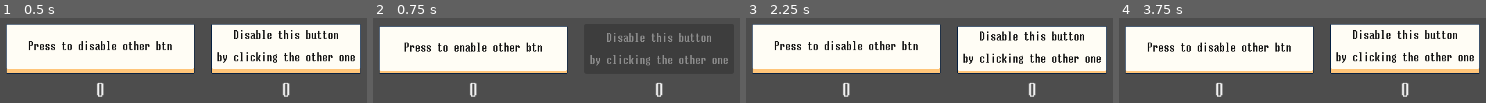
Above: before the commit, frames 1-4 (left to right).
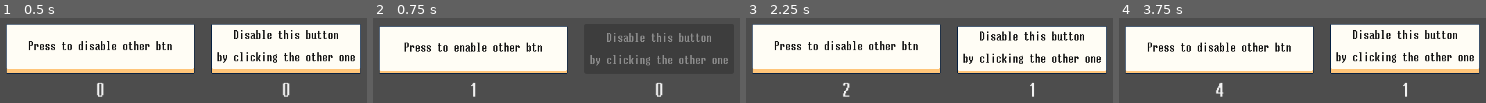
Above: after the commit, the same moments.

Repository: justin-calleja/godot-misc
Game: Godot game, scene res://scenes/crazy_btns/main.tscn
The game is run twice, just before and just after one commit, with the same random seed, the same clock (stepped at 60 frames per second) and the same inputs. Before the commit the project starts from res://scenes/btn_disable_another/main.tscn.
Inputs:
- Up to frame 1 (0.5 s): no input
- Up to frame 2 (0.75 s): click "Press to disable other btn" at 0.5 s
- Up to frame 3 (2.25 s): click "Press to enable other btn" at 1.25 s; click "Disable this button by clicki…" at 2 s
- Up to frame 4 (3.75 s): click "Press to disable other btn" at 2.75 s; click "Press to enable other btn" at 3.5 s

Frame 1 is identical in both runs. In frame 2, 0.3% of the frame differs, in the area x 26-29%, y 76-93%; in frame 3, 0.5%; in frame 4, 0.5%, in the area x 26-80%, y 76-93%.

Commit message:
new approach (tree traversal)

Diff:
--- a/project.godot
+++ b/project.godot
@@ -11,7 +11,7 @@
 [application]
 
 config/name="Godot-misc"
-run/main_scene="res://scenes/btn_disable_another/main.tscn"
+run/main_scene="res://scenes/crazy_btns/main.tscn"
 config/features=PackedStringArray("4.2", "GL Compatibility")
 config/icon="res://icon.svg"
 
--- a/scenes/btn_disable_another/main.tscn
+++ /dev/null
@@ -1,108 +0,0 @@
-[gd_scene load_steps=7 format=3 uid="uid://qf7kjmn0qffk"]
-
-[ext_resource type="PackedScene" uid="uid://tlartynj2n3e" path="res://scenes/btn/button_large.tscn" id="1_0f8q8"]
-[ext_resource type="Script" path="res://scenes/btn_disable_another/src_and_target_btns.gd" id="1_1nk75"]
-[ext_resource type="LabelSettings" uid="uid://dr6l7gegmej14" path="res://resources/madoufutomarugothic_normal_2_white.tres" id="3_jmax1"]
-
-[sub_resource type="GDScript" id="GDScript_2pd1j"]
-resource_name = "OnSrcBtnPressed"
-script/source = "extends TNode
-
-var _parent: SrcAndTargetBtns
-
-
-func _ready():
-	_parent = get_parent()
-	traverseBF(\"on_ready\", _parent)
-	_parent.src_btn.pressed.connect(traverseBF.bind(\"on_src_btn_pressed\", _parent))
-
-"
-
-[sub_resource type="GDScript" id="GDScript_upocu"]
-resource_name = "ToggleTargetBtnDisabledState.gd"
-script/source = "extends TNode
-
-func on_src_btn_pressed(context: SrcAndTargetBtns) -> void:
-	context.target_btn.disabled = not context.target_btn.disabled
-"
-
-[sub_resource type="GDScript" id="GDScript_q8xvy"]
-resource_name = "ToggleSrcBtnText.gd"
-script/source = "extends TNode
-
-var text_when_enabled = \"Press to disable other btn\"
-var text_when_disabled = \"Press to enable other btn\"
-var text_when_ready = text_when_enabled
-
-func on_ready(context: SrcAndTargetBtns):
-	context.src_btn.text = text_when_ready
-
-
-func on_src_btn_pressed(context: SrcAndTargetBtns) -> void:
-	context.src_btn.text = text_when_disabled if context.target_btn.disabled else text_when_enabled
-"
-
-[node name="Tmp1" type="Control"]
-layout_mode = 3
-anchors_preset = 15
-anchor_right = 1.0
-anchor_bottom = 1.0
-grow_horizontal = 2
-grow_vertical = 2
-
-[node name="MC" type="MarginContainer" parent="."]
-layout_mode = 0
-offset_right = 40.0
-offset_bottom = 40.0
-theme_override_constants/margin_left = 46
-theme_override_constants/margin_top = 46
-
-[node name="HBox" type="HBoxContainer" parent="MC"]
-layout_mode = 2
-theme_override_constants/separation = 24
-
-[node name="VBoxContainer" type="VBoxContainer" parent="MC/HBox"]
-layout_mode = 2
-theme_override_constants/separation = 12
-
-[node name="Btn" parent="MC/HBox/VBoxContainer" instance=ExtResource("1_0f8q8")]
-custom_minimum_size = Vector2(272, 2.08165e-12)
-layout_mode = 2
-size_flags_vertical = 3
-text = "init: press to disable other btn"
-
-[node name="Label" type="Label" parent="MC/HBox/VBoxContainer"]
-layout_mode = 2
-text = "0"
-label_settings = ExtResource("3_jmax1")
-horizontal_alignment = 1
-
-[node name="VBoxContainer2" type="VBoxContainer" parent="MC/HBox"]
-layout_mode = 2
-theme_override_constants/separation = 12
-
-[node name="TargetBtn" parent="MC/HBox/VBoxContainer2" instance=ExtResource("1_0f8q8")]
-layout_mode = 2
-text = "Disable this button
-
-by clicking the other one"
-
-[node name="Label" type="Label" parent="MC/HBox/VBoxContainer2"]
-layout_mode = 2
-text = "0"
-label_settings = ExtResource("3_jmax1")
-horizontal_alignment = 1
-
-[node name="SrcAndTargetBtns" type="Node" parent="." node_paths=PackedStringArray("src_btn", "target_btn")]
-script = ExtResource("1_1nk75")
-src_btn = NodePath("../MC/HBox/VBoxContainer/Btn")
-target_btn = NodePath("../MC/HBox/VBoxContainer2/TargetBtn")
-
-[node name="OnSrcBtnPressed" type="Node" parent="SrcAndTargetBtns"]
-script = SubResource("GDScript_2pd1j")
-
-[node name="ToggleTargetBtnDisabledState" type="Node" parent="SrcAndTargetBtns/OnSrcBtnPressed"]
-script = SubResource("GDScript_upocu")
-
-[node name="ToggleSrcBtnText" type="Node" parent="SrcAndTargetBtns/OnSrcBtnPressed/ToggleTargetBtnDisabledState"]
-script = SubResource("GDScript_q8xvy")
--- a/scenes/btn_disable_another/src_and_target_btns.gd
+++ b/scenes/crazy_btns/context.gd
@@ -1,5 +1,5 @@
 @tool
-class_name SrcAndTargetBtns
+class_name CrazyBtnsContext
 extends Node
 
 @export var src_btn: Button:
@@ -9,6 +9,14 @@
 		src_btn = node
 		update_configuration_warnings()
 
+@export var src_label: Label:
+	get:
+		return src_label
+	set(node):
+		src_label = node
+		update_configuration_warnings()
+
+var src_btn_press_count: int = 0
 
 @export var target_btn: Button:
 	get:
@@ -17,6 +25,14 @@
 		target_btn = node
 		update_configuration_warnings()
 
+@export var target_label: Label:
+	get:
+		return target_label
+	set(node):
+		target_label = node
+		update_configuration_warnings()
+
+var target_btn_press_count = 0
 
 func _ready():
 	if Engine.is_editor_hint():	return
@@ -25,7 +41,10 @@
 
 func _post_ready_assertions() -> void:
 	assert(is_instance_valid(src_btn), "src_btn is not valid")
+	assert(is_instance_valid(src_label), "src_label is not valid")
+
 	assert(is_instance_valid(target_btn), "target_btn is not valid")
+	assert(is_instance_valid(target_label), "target_label is not valid")
 
 
 func _get_configuration_warnings():
@@ -33,7 +52,12 @@
 
 	if not is_instance_valid(src_btn):
 		warnings.append("src_btn is not valid")
+	if not is_instance_valid(src_label):
+		warnings.append("src_label is not valid")
+
 	if not is_instance_valid(target_btn):
 		warnings.append("target_btn is not valid")
+	if not is_instance_valid(target_label):
+		warnings.append("target_label is not valid")
 
 	return warnings
--- /dev/null
+++ b/scenes/crazy_btns/main.tscn
@@ -0,0 +1,175 @@
+[gd_scene load_steps=12 format=3 uid="uid://qf7kjmn0qffk"]
+
+[ext_resource type="PackedScene" uid="uid://tlartynj2n3e" path="res://scenes/btn/button_large.tscn" id="1_0f8q8"]
+[ext_resource type="Script" path="res://scenes/crazy_btns/context.gd" id="3_hxihh"]
+[ext_resource type="LabelSettings" uid="uid://dr6l7gegmej14" path="res://resources/madoufutomarugothic_normal_2_white.tres" id="3_jmax1"]
+
+[sub_resource type="GDScript" id="GDScript_2pd1j"]
+resource_name = "OnSrcBtnPressed"
+script/source = "extends TNode
+
+var _parent: CrazyBtnsContext
+
+
+func _ready():
+	_parent = get_parent()
+	traverseDF(\"on_ready\", _parent)
+	_parent.src_btn.pressed.connect(traverseDF.bind(\"on_src_btn_pressed\", _parent))
+
+"
+
+[sub_resource type="GDScript" id="GDScript_upocu"]
+resource_name = "ToggleTargetBtnDisabledState.gd"
+script/source = "extends TNode
+
+func on_src_btn_pressed(context: CrazyBtnsContext) -> void:
+	context.target_btn.disabled = not context.target_btn.disabled
+"
+
+[sub_resource type="GDScript" id="GDScript_q8xvy"]
+resource_name = "ToggleSrcBtnText.gd"
+script/source = "extends TNode
+
+var text_when_enabled = \"Press to disable other btn\"
+var text_when_disabled = \"Press to enable other btn\"
+var text_when_ready = text_when_enabled
+
+func on_ready(context: CrazyBtnsContext):
+	context.src_btn.text = text_when_ready
+
+
+func on_src_btn_pressed(context: CrazyBtnsContext) -> void:
+	context.src_btn.text = text_when_disabled if context.target_btn.disabled else text_when_enabled
+"
+
+[sub_resource type="GDScript" id="GDScript_10lpq"]
+resource_name = "IncSrcBtnCount"
+script/source = "extends TNode
+
+
+func on_src_btn_pressed(context: CrazyBtnsContext) -> void:
+	context.src_btn_press_count += 1
+"
+
+[sub_resource type="GDScript" id="GDScript_vd5m7"]
+resource_name = "UpdateSrcBtnLabel"
+script/source = "extends TNode
+
+
+func on_src_btn_pressed(context: CrazyBtnsContext) -> void:
+	context.src_label.text = str(context.src_btn_press_count)
+"
+
+[sub_resource type="GDScript" id="GDScript_hi0rq"]
+resource_name = "OnTargetBtnPressed"
+script/source = "extends TNode
+
+var _parent: CrazyBtnsContext
+
+
+func _ready():
+	_parent = get_parent()
+	traverseDF(\"on_ready\", _parent)
+	_parent.target_btn.pressed.connect(traverseDF.bind(\"on_target_btn_pressed\", _parent))
+
+"
+
+[sub_resource type="GDScript" id="GDScript_sgkll"]
+resource_name = "IncTargetBtnCount"
+script/source = "extends TNode
+
+
+func on_target_btn_pressed(context: CrazyBtnsContext) -> void:
+	context.target_btn_press_count += 1
+"
+
+[sub_resource type="GDScript" id="GDScript_gyd22"]
+resource_name = "UpdateTargetBtnLabel"
+script/source = "extends TNode
+
+
+func on_target_btn_pressed(context: CrazyBtnsContext) -> void:
+	context.target_label.text = str(context.target_btn_press_count)
+"
+
+[node name="Tmp1" type="Control"]
+layout_mode = 3
+anchors_preset = 15
+anchor_right = 1.0
+anchor_bottom = 1.0
+grow_horizontal = 2
+grow_vertical = 2
+
+[node name="MC" type="MarginContainer" parent="."]
+layout_mode = 0
+offset_right = 40.0
+offset_bottom = 40.0
+theme_override_constants/margin_left = 46
+theme_override_constants/margin_top = 46
+
+[node name="HBox" type="HBoxContainer" parent="MC"]
+layout_mode = 2
+theme_override_constants/separation = 24
+
+[node name="VBoxContainer" type="VBoxContainer" parent="MC/HBox"]
+layout_mode = 2
+theme_override_constants/separation = 12
+
+[node name="Btn" parent="MC/HBox/VBoxContainer" instance=ExtResource("1_0f8q8")]
+custom_minimum_size = Vector2(272, 2.08165e-12)
+layout_mode = 2
+size_flags_vertical = 3
+text = "init: press to disable other btn"
+
+[node name="Label" type="Label" parent="MC/HBox/VBoxContainer"]
+layout_mode = 2
+text = "0"
+label_settings = ExtResource("3_jmax1")
+horizontal_alignment = 1
+
+[node name="VBoxContainer2" type="VBoxContainer" parent="MC/HBox"]
+layout_mode = 2
+theme_override_constants/separation = 12
+
+[node name="TargetBtn" parent="MC/HBox/VBoxContainer2" instance=ExtResource("1_0f8q8")]
+layout_mode = 2
+text = "Disable this button
+
+by clicking the other one"
+
+[node name="Label" type="Label" parent="MC/HBox/VBoxContainer2"]
+layout_mode = 2
+text = "0"
+label_settings = ExtResource("3_jmax1")
+horizontal_alignment = 1
+
+[node name="Context" type="Node" parent="." node_paths=PackedStringArray("src_btn", "src_label", "target_btn", "target_label")]
+script = ExtResource("3_hxihh")
+src_btn = NodePath("../MC/HBox/VBoxContainer/Btn")
+src_label = NodePath("../MC/HBox/VBoxContainer/Label")
+target_btn = NodePath("../MC/HBox/VBoxContainer2/TargetBtn")
+target_label = NodePath("../MC/HBox/VBoxContainer2/Label")
+
+[node name="OnSrcBtnPressed" type="Node" parent="Context"]
+script = SubResource("GDScript_2pd1j")
+
+[node name="ToggleTargetBtnDisabledState" type="Node" parent="Context/OnSrcBtnPressed"]
+script = SubResource("GDScript_upocu")
+
+[node name="ToggleSrcBtnText" type="Node" parent="Context/OnSrcBtnPressed/ToggleTargetBtnDisabledState"]
+script = SubResource("GDScript_q8xvy")
+
+[node name="IncSrcBtnCount" type="Node" parent="Context/OnSrcBtnPressed"]
+script = SubResource("GDScript_10lpq")
+
+[node name="UpdateSrcBtnLabel" type="Node" parent="Context/OnSrcBtnPressed/IncSrcBtnCount"]
+script = SubResource("GDScript_vd5m7")
+
+[node name="OnTargetBtnPressed" type="Node" parent="Context"]
+script = SubResource("GDScript_hi0rq")
+
+[node name="IncTargetBtnCount" type="Node" parent="Context/OnTargetBtnPressed"]
+script = SubResource("GDScript_sgkll")
+
+[node name="UpdateTargetBtnLabel" type="Node" parent="Context/OnTargetBtnPressed/IncTargetBtnCount"]
+script = SubResource("GDScript_gyd22")
--- a/scripts/Node/TNode.gd
+++ b/scripts/Node/TNode.gd
@@ -1,15 +1,15 @@
 class_name TNode
 extends Node
-## A Node that be visited and its children to run logic.
+## A "Traversable" Node.
 ##
 ## TODO: add description and fix brief description above
 ## (see: https://docs.godotengine.org/en/stable/tutorials/scripting/gdscript/gdscript_documentation_comments.html)
 ##
 
-func traverseBF(fn_name: String, context: Variant) -> void:
+func traverseDF(fn_name: String, context: Variant) -> void:
 	if has_method(fn_name):
 		print("Visiting ", self.name)
 		call(fn_name, context)
 
 	for child in get_children():
-		child.traverseBF(fn_name, context)
+		child.traverseDF(fn_name, context)
